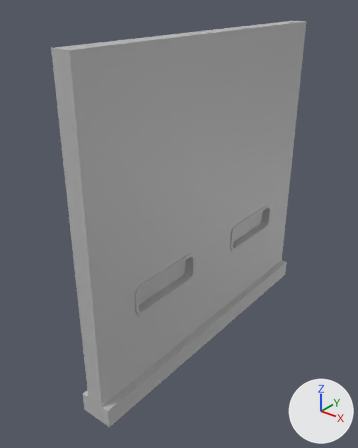
Two versions of the FBX model Inertia/Assets/3D Assets/Door/Door.fbx, one commit apart.
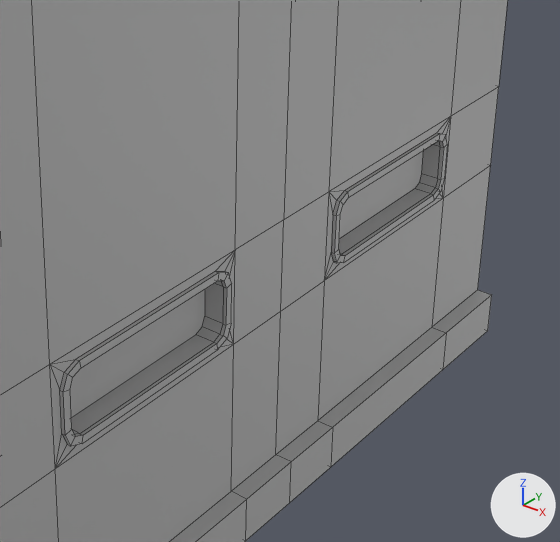
Each version appears first whole from a 50 mm camera at (0.00356, -0.00506, 0.00479) aimed at (-0.00021, -0.00034, 0.00187), and next in a close-up on the part from 32% to 87% of the width and 35% to 78% of the height. The lights are fixed; the arrows at lower right show +X, +Y and +Z. The close-ups show mesh edges as thin lines. Where no turn or scale is listed for an object, it has been applied to the vertices.

Script lines for the objects in view, before the commit:
```python
me_mesh = bpy.data.meshes.new('Mesh')
me_mesh.from_pydata(...)  # 338 vertices, 336 faces; spans x -0.00022..0.00022, y -0.00222..0.00222, z 0.0..0.00429
# faces by material slot: [284, 48, 4]
me_mesh.materials.append(mat_lambert7)  # grey #bcbcbc
me_mesh.materials.append(mat_hazard)  # grey #bcbcbc
me_mesh.materials.append(mat_lambert11)  # grey #bcbcbc
ob_pcube105 = bpy.data.objects.new('pCube105', me_mesh)
ob_pcube105.location = (0.0, 0.0, 0.0)
```
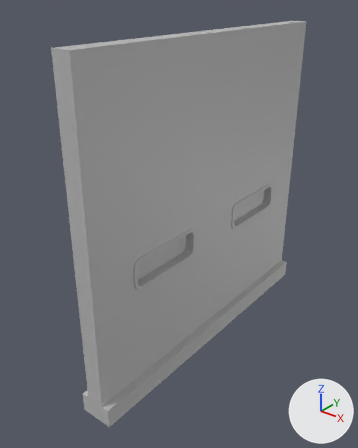
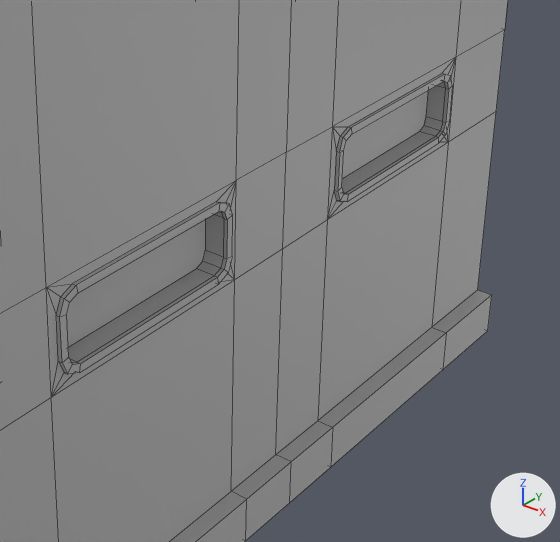
Location of each change, [x1, y1, x2, y2] in pixels of the close-ups (560 x 542 px; the box of a moved part takes in the faces that stretch with it):
part 1 of me_mesh, moved or reshaped
    both: [0, 0, 505, 511]

Patch to the scene script:
```diff
--- a/Inertia/Assets/3D Assets/Door/Door.fbx.py
+++ b/Inertia/Assets/3D Assets/Door/Door.fbx.py
@@ me_mesh @@
 me_mesh.from_pydata(...)  # 338 vertices, 336 faces; spans x -0.00022..0.00022, y -0.00222..0.00222, z 0.0..0.00429
 # used by ob_pcube105; location = (0.0, 0.0, 0.0)
+# me_mesh part 1: all 268 vertices in x -0.00014..0.00014, y -0.00222..0.00222, z 0.00115..0.00166 are moved by (0.0, 0.0, 0.00036)
 me_mesh.materials.append(mat_lambert7)
```
